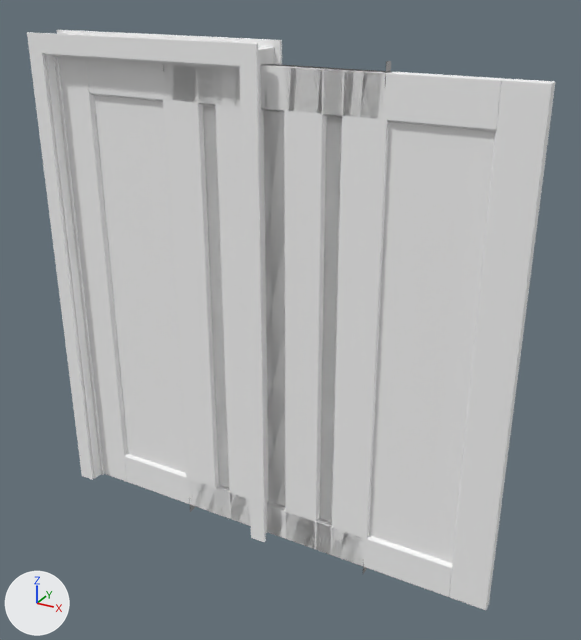
Before and after pictures for a commit that changed the Blender file win64-vc/2.78/scripts/addons/fd_roombuilder/Entry Doors/Bi-Fold Double Door.blend.
Rendered twice from a 50 mm camera at (2.56, -2.49, 2.35) aimed at (1.12, 0.13, 1.04). Lighting does not change. The marker at lower left points along +X, +Y and +Z.

Before the edit, the objects in view are built like this:
```python
ob_0_bpassembly_door_panel_left_1 = bpy.data.objects.new('0.BPASSEMBLY.Door Panel Left 1', me_base_point)
ob_0_bpassembly_door_panel_left_1.parent = ob_0_product_bi_fold_double_door_inset_panel
ob_0_bpassembly_door_panel_left_1.location = (2.051, 0.054, 0.0)
ob_0_bpassembly_door_panel_left_1.rotation_euler = (0.0, 0.0, 3.142)  # degrees (0, 0, 180)
ob_0_bpassembly_door_panel_left_2 = bpy.data.objects.new('0.BPASSEMBLY.Door Panel Left 2', me_base_point_001)
ob_0_bpassembly_door_panel_left_2.parent = ob_0_bpassembly_door_panel_left_1
ob_0_bpassembly_door_panel_left_2.location = (0.533, 0.0, 0.0)
ob_0_buyout_door_frame_door_frame = bpy.data.objects.new('0.BUYOUT.Door Frame.Door Frame', me_cube_006)
ob_0_buyout_door_frame_door_frame.parent = ob_0_bpassembly_door_frame
ob_0_buyout_door_frame_door_frame.location = (0.0, -0.0127, 0.0)
ob_0_buyout_door_panel_left_1_inset_panel_door = bpy.data.objects.new('0.BUYOUT.Door Panel Left 1.Inset Panel Door', me_cube_008)
ob_0_buyout_door_panel_left_1_inset_panel_door.parent = ob_0_bpassembly_door_panel_left_1
ob_0_buyout_door_panel_left_1_inset_panel_door.location = (0.0, 0.0, 0.0)
ob_0_buyout_door_panel_left_2_bottom_hinge = bpy.data.objects.new('0.BUYOUT.Door Panel Left 2.Bottom Hinge', me_cube_003)
ob_0_buyout_door_panel_left_2_bottom_hinge.parent = ob_0_bpassembly_door_panel_left_2
ob_0_buyout_door_panel_left_2_bottom_hinge.location = (0.0, 0.0, 0.0)
ob_0_buyout_door_panel_left_2_bottom_hinge.rotation_euler = (0.0, -1.571, 0.0)  # degrees (0, -90, 0)
ob_0_buyout_door_panel_left_2_inset_panel_door = bpy.data.objects.new('0.BUYOUT.Door Panel Left 2.Inset Panel Door', me_cube_001)
ob_0_buyout_door_panel_left_2_inset_panel_door.parent = ob_0_bpassembly_door_panel_left_2
ob_0_buyout_door_panel_left_2_inset_panel_door.location = (0.0, 0.0, 0.0)
ob_0_mesh_bool_obj = bpy.data.objects.new('0.MESH.Bool Obj', me_bool_obj_005)
ob_0_mesh_bool_obj.parent = ob_0_bpassembly_door_frame
ob_0_mesh_bool_obj.location = (0.0, -0.00254, 0.0)
ob_0_mesh_bool_obj.scale = (1.0, 1.02, 1.0)
```
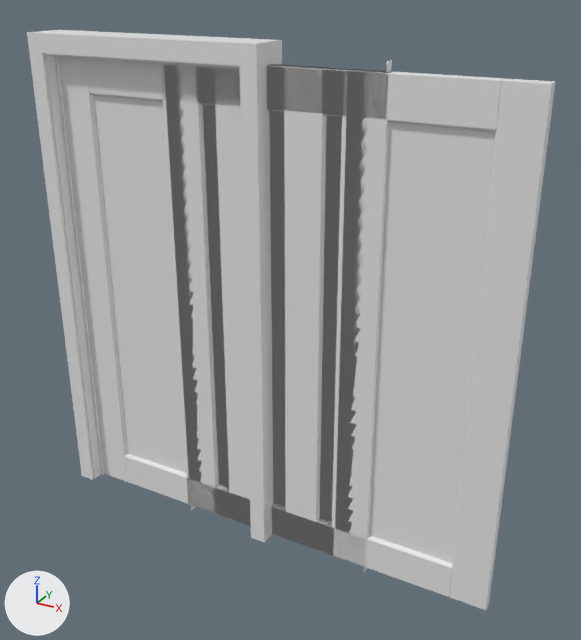
ob_0_bpassembly_door_panel_left_2 is not drawn itself; it is the parent of ob_0_vpdimz_door_panel_left_2, ob_0_vpdimy_door_panel_left_2, ob_0_buyout_door_panel_left_2_bottom_hinge, ob_0_buyout_door_panel_left_2_top_hinge, ob_0_vpdimx_door_panel_left_2, ob_0_buyout_door_panel_left_2_inset_panel_door.
ob_0_bpassembly_door_panel_left_1 is not drawn itself; it is the parent of ob_0_vpdimz_door_panel_left_1, ob_0_vpdimy_door_panel_left_1, ob_0_bpassembly_door_panel_left_2, ob_0_vpdimx_door_panel_left_1, ob_0_buyout_door_panel_left_1_inset_panel_door, ob_0_buyout_door_panel_left_1_top_hinge, ob_0_buyout_door_panel_left_1_bottom_hinge.

Where the change shows, as pixel boxes (x1, y1, x2, y2) in the pictures (581 x 640 px):
'0.BUYOUT.Door Panel Left 1.Inset Panel Door', moved, turned: (58, 57, 555, 610) in both
'0.BUYOUT.Door Panel Left 2.Inset Panel Door', moved, turned: before (163, 64, 389, 566); after (161, 64, 392, 567)
'0.MESH.Bool Obj', shown: after (32, 30, 281, 542)
'0.BUYOUT.Door Panel Left 1.Top Hinge', moved, turned (not visible before): after (386, 60, 392, 73)
'0.BUYOUT.Door Panel Left 2.Top Hinge', moved, turned (not visible afterwards): before (385, 61, 391, 84)
'0.BUYOUT.Door Panel Left 2.Bottom Hinge', moved, turned: before (189, 498, 367, 574); after (190, 505, 364, 573)
'0.BUYOUT.Door Panel Left 1.Bottom Hinge', moved, turned: before (190, 505, 364, 563); after (363, 567, 367, 572)

Diff of the bpy script that builds the scene:
```diff
--- a/win64-vc/2.78/scripts/addons/fd_roombuilder/Entry Doors/Bi-Fold Double Door.blend.py
+++ b/win64-vc/2.78/scripts/addons/fd_roombuilder/Entry Doors/Bi-Fold Double Door.blend.py
@@ ob_0_mesh_bool_obj @@
 ob_0_mesh_bool_obj.scale = (1.0, 1.02, 1.0)
-ob_0_mesh_bool_obj.hide_set(True)  # wire or fog, not drawn
@@ ob_0_bpassembly_door_panel_left_1 @@
 ob_0_bpassembly_door_panel_left_1 = bpy.data.objects.new('0.BPASSEMBLY.Door Panel Left 1', me_base_point)
-ob_0_bpassembly_door_panel_left_1.parent = ob_0_product_bi_fold_double_door_inset_panel
-ob_0_bpassembly_door_panel_left_1.location = (2.051, 0.054, 0.0)
-ob_0_bpassembly_door_panel_left_1.rotation_euler = (0.0, 0.0, 3.142)  # degrees (0, 0, 180)
+ob_0_bpassembly_door_panel_left_1.parent = ob_0_bpassembly_door_panel_left_2
+ob_0_bpassembly_door_panel_left_1.location = (0.533, 0.0, 0.0)
@@ ob_0_bpassembly_door_panel_left_2 @@
 ob_0_bpassembly_door_panel_left_2 = bpy.data.objects.new('0.BPASSEMBLY.Door Panel Left 2', me_base_point_001)
-ob_0_bpassembly_door_panel_left_2.parent = ob_0_bpassembly_door_panel_left_1
-ob_0_bpassembly_door_panel_left_2.location = (0.533, 0.0, 0.0)
+ob_0_bpassembly_door_panel_left_2.parent = ob_0_bpassembly_door_frame
+ob_0_bpassembly_door_panel_left_2.location = (0.0825, 0.0984, 0.0)
@@ ob_0_buyout_door_panel_left_2_bottom_hinge @@
 ob_0_buyout_door_panel_left_2_bottom_hinge.parent = ob_0_bpassembly_door_panel_left_2
-ob_0_buyout_door_panel_left_2_bottom_hinge.location = (0.0, 0.0, 0.0)
+ob_0_buyout_door_panel_left_2_bottom_hinge.location = (0.533, 0.0, 0.0)
 ob_0_buyout_door_panel_left_2_bottom_hinge.rotation_euler = (0.0, -1.571, 0.0)  # degrees (0, -90, 0)
@@ ob_0_buyout_door_panel_left_2_inset_panel_door @@
 ob_0_buyout_door_panel_left_2_inset_panel_door = bpy.data.objects.new('0.BUYOUT.Door Panel Left 2.Inset Panel Door', me_cube_001)
-ob_0_buyout_door_panel_left_2_inset_panel_door.parent = ob_0_bpassembly_door_panel_left_2
+ob_0_buyout_door_panel_left_2_inset_panel_door.parent = ob_0_bpassembly_door_panel_left_1
 ob_0_buyout_door_panel_left_2_inset_panel_door.location = (0.0, 0.0, 0.0)
@@ ob_0_buyout_door_panel_left_1_inset_panel_door @@
 ob_0_buyout_door_panel_left_1_inset_panel_door = bpy.data.objects.new('0.BUYOUT.Door Panel Left 1.Inset Panel Door', me_cube_008)
-ob_0_buyout_door_panel_left_1_inset_panel_door.parent = ob_0_bpassembly_door_panel_left_1
+ob_0_buyout_door_panel_left_1_inset_panel_door.parent = ob_0_bpassembly_door_panel_left_2
 ob_0_buyout_door_panel_left_1_inset_panel_door.location = (0.0, 0.0, 0.0)
```
